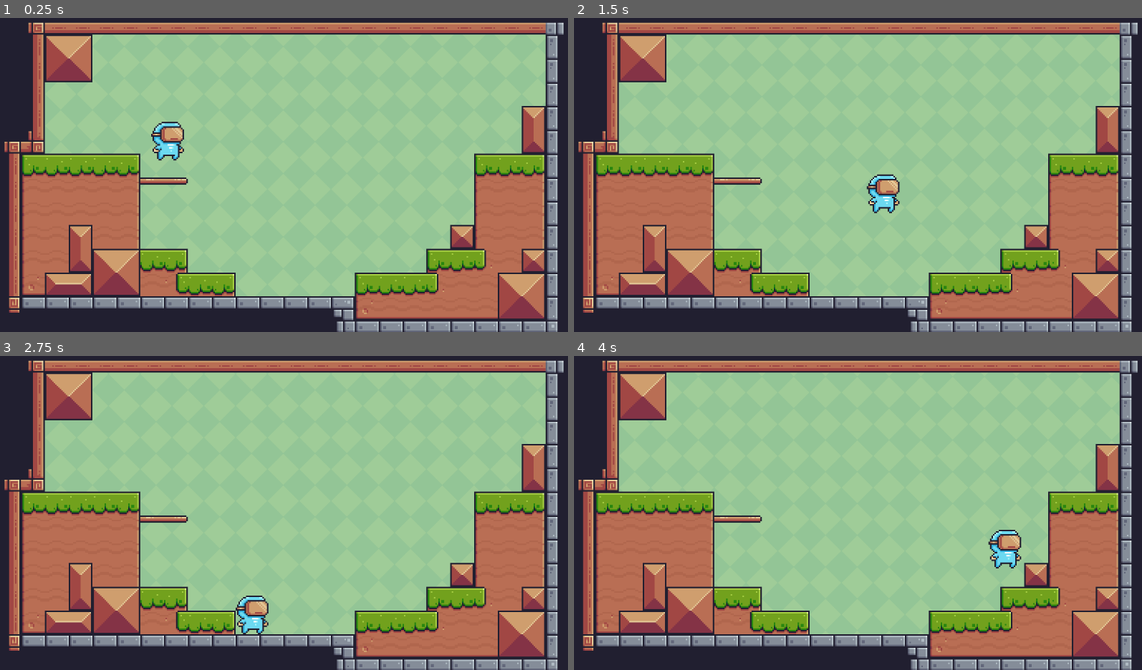
Above: before the commit, frames 1-4 (two rows, left to right).
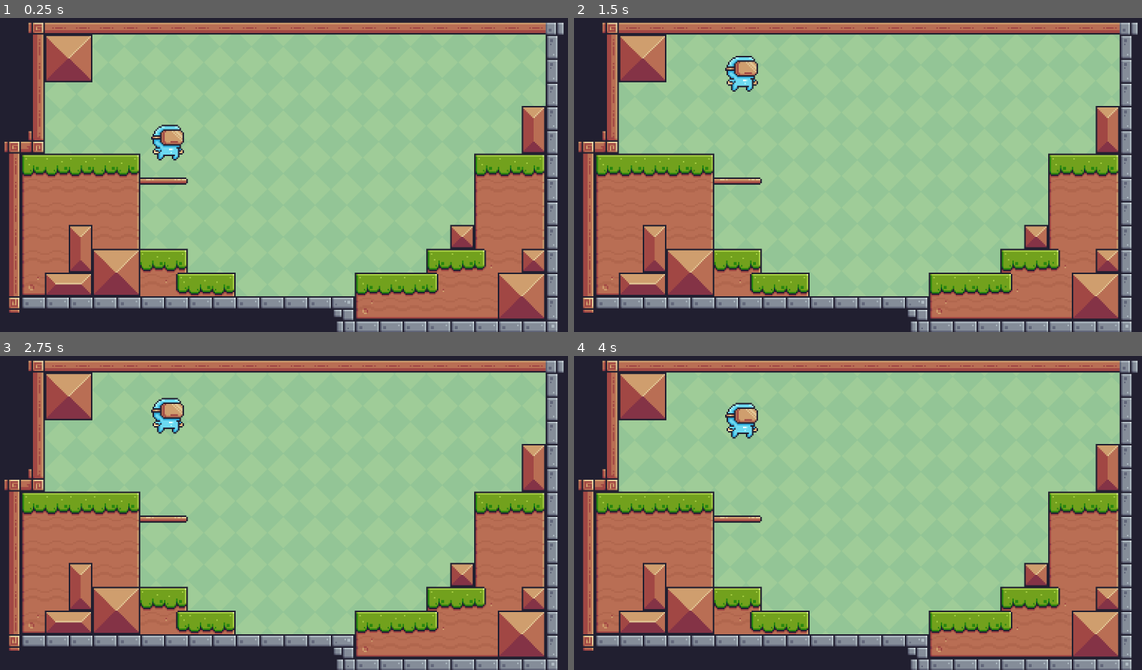
Above: after the commit, the same moments.

Repository: Matdix/Neon-Vertical
Game: Godot game, scene res://Scenes/Main Scene/main_scene.tscn
Two runs of this game, one before a commit and one after it. Both use one fixed random seed, a clock stepped at 60 frames per second and the inputs below.
Inputs:
- Up to frame 1 (0.25 s): no input
- Up to frame 2 (1.5 s): tap Enter (ui_accept) at 0.5, 0.6 s; hold Right (ui_right) from 0.53 s (still down); tap Space (jump, bound only after the commit) at 0.77, 0.8, 1.07, 1.35 s
- Up to frame 3 (2.75 s): tap Space (jump, bound only after the commit) at 1.52, 1.82, 2.3 s; tap Enter (ui_accept) at 1.55, 2.1 s; release Right (ui_right) at 2.03 s; hold Left (ui_left) from 2.03 s (still down)
- Up to frame 4 (4 s): release Left (ui_left) at 2.78 s; hold Right (ui_right) from 2.78 s (still down); tap Enter (ui_accept) at 2.85 s; tap Space (jump, bound only after the commit) at 3.02, 3.32, 3.6, 3.77 s

The runs differ from the first frame. In frame 1, 0.4% of the frame differs, in the area x 26-33%, y 33-44%; in frame 2, 1.1%, in the area x 26-58%, y 12-63%; in frame 3, 1.1%; in frame 4, 1.1%.

Commit message:
Added State Machine with basic states like idle, walk, jump, falling

Diff:
--- a/Scenes/Main Scene/background_movement.gd
+++ b/Scenes/Main Scene/background_movement.gd
@@ -3,4 +3,4 @@
 func _physics_process(delta: float) -> void:
 	position.y += 30 * delta
 	if position.y == 648:
-		position.y = -1280
+		position.y = -1216
--- a/Scenes/Main Scene/main_scene.tscn
+++ b/Scenes/Main Scene/main_scene.tscn
@@ -326,8 +326,8 @@
 anchors_preset = 15
 anchor_right = 1.0
 anchor_bottom = 1.0
-offset_top = -640.0
-offset_bottom = -640.0
+offset_top = -576.0
+offset_bottom = -576.0
 grow_horizontal = 2
 grow_vertical = 2
 texture = ExtResource("1_srt24")
@@ -338,8 +338,8 @@
 anchors_preset = 15
 anchor_right = 1.0
 anchor_bottom = 1.0
-offset_top = -1280.0
-offset_bottom = -1280.0
+offset_top = -1216.0
+offset_bottom = -1216.0
 grow_horizontal = 2
 grow_vertical = 2
 texture = ExtResource("1_srt24")
--- a/Scenes/Player/player.gd
+++ b/Scenes/Player/player.gd
@@ -1,25 +1 @@
-extends CharacterBody2D
-
-
-const SPEED = 300.0
-const JUMP_VELOCITY = -400.0
-
-
-func _physics_process(delta: float) -> void:
-	# Add the gravity.
-	if not is_on_floor():
-		velocity += get_gravity() * delta
-
-	# Handle jump.
-	if Input.is_action_just_pressed("ui_accept") and is_on_floor():
-		velocity.y = JUMP_VELOCITY
-
-	# Get the input direction and handle the movement/deceleration.
-	# As good practice, you should replace UI actions with custom gameplay actions.
-	var direction := Input.get_axis("ui_left", "ui_right")
-	if direction:
-		velocity.x = direction * SPEED
-	else:
-		velocity.x = move_toward(velocity.x, 0, SPEED)
-
-	move_and_slide()
+class_name Player extends CharacterBody2D
--- a/Scenes/Player/player.tscn
+++ b/Scenes/Player/player.tscn
@@ -1,10 +1,53 @@
-[gd_scene format=3 uid="uid://b0ojlcwqcurg7"]
+[gd_scene format=3 uid="uid://c6srqmff1lx37"]
 
-[ext_resource type="Script" uid="uid://dxh7c1xpvlf6k" path="res://scenes/Player/player.gd" id="1_1kbk7"]
+[ext_resource type="Script" uid="uid://u18hqyx0usf4" path="res://Scenes/Player/player.gd" id="1_1kbk7"]
 [ext_resource type="Texture2D" uid="uid://gtnammm0prgr" path="res://Assets/Pixel Adventure/Main Characters/Virtual Guy/Idle (32x32).png" id="2_gqjuk"]
+[ext_resource type="Script" uid="uid://dq4p6oippgxcy" path="res://States/state_machine.gd" id="3_dd0ac"]
+[ext_resource type="Script" uid="uid://chsljmnknw28s" path="res://States/idle_state.gd" id="4_0u5uq"]
+[ext_resource type="Script" uid="uid://bn7cy65bmwj8h" path="res://States/jump_state.gd" id="5_jlvik"]
+[ext_resource type="Script" uid="uid://1cwliacymf6f" path="res://States/walk_state.gd" id="6_gk6dx"]
+[ext_resource type="Script" uid="uid://dtfqivh363gjc" path="res://States/falling_state.gd" id="7_0u5uq"]
 
 [sub_resource type="RectangleShape2D" id="RectangleShape2D_1kbk7"]
 size = Vector2(66, 78)
+
+[sub_resource type="Animation" id="Animation_xpcdj"]
+length = 0.001
+tracks/0/type = "value"
+tracks/0/imported = false
+tracks/0/enabled = true
+tracks/0/path = NodePath("Sprite2D:frame")
+tracks/0/interp = 1
+tracks/0/loop_wrap = true
+tracks/0/keys = {
+"times": PackedFloat32Array(0),
+"transitions": PackedFloat32Array(1),
+"update": 1,
+"values": [0]
+}
+
+[sub_resource type="Animation" id="Animation_mtuoh"]
+resource_name = "idle"
+length = 2.0666666
+loop_mode = 1
+tracks/0/type = "value"
+tracks/0/imported = false
+tracks/0/enabled = true
+tracks/0/path = NodePath("Sprite2D:frame")
+tracks/0/interp = 1
+tracks/0/loop_wrap = true
+tracks/0/keys = {
+"times": PackedFloat32Array(0, 0.23333333, 0.46666667, 0.7, 0.93333334, 1.1666666, 1.4, 1.6333333, 1.8666667),
+"transitions": PackedFloat32Array(1, 1, 1, 1, 1, 1, 1, 1, 1),
+"update": 1,
+"values": [0, 1, 2, 3, 4, 5, 6, 9, 10]
+}
+
+[sub_resource type="AnimationLibrary" id="AnimationLibrary_htcer"]
+_data = {
+&"RESET": SubResource("Animation_xpcdj"),
+&"idle": SubResource("Animation_mtuoh")
+}
 
 [node name="Player" type="CharacterBody2D" unique_id=383859494]
 collision_mask = 2
@@ -14,8 +57,31 @@
 scale = Vector2(3, 3)
 texture = ExtResource("2_gqjuk")
 hframes = 11
-frame = 7
 
 [node name="CollisionShape2D" type="CollisionShape2D" parent="." unique_id=450938784]
 position = Vector2(0, 9)
 shape = SubResource("RectangleShape2D_1kbk7")
+
+[node name="AnimationPlayer" type="AnimationPlayer" parent="." unique_id=837996713]
+libraries/ = SubResource("AnimationLibrary_htcer")
+
+[node name="StateMachine" type="Node" parent="." unique_id=1209606300 node_paths=PackedStringArray("initial_state")]
+script = ExtResource("3_dd0ac")
+initial_state = NodePath("IdleState")
+metadata/_custom_type_script = "uid://dq4p6oippgxcy"
+
+[node name="IdleState" type="Node" parent="StateMachine" unique_id=1127234343]
+script = ExtResource("4_0u5uq")
+metadata/_custom_type_script = "uid://chsljmnknw28s"
+
+[node name="JumpState" type="Node" parent="StateMachine" unique_id=1927994884]
+script = ExtResource("5_jlvik")
+metadata/_custom_type_script = "uid://bn7cy65bmwj8h"
+
+[node name="WalkState" type="Node" parent="StateMachine" unique_id=385985427]
+script = ExtResource("6_gk6dx")
+metadata/_custom_type_script = "uid://1cwliacymf6f"
+
+[node name="FallingState" type="Node" parent="StateMachine" unique_id=396965868]
+script = ExtResource("7_0u5uq")
+metadata/_custom_type_script = "uid://dtfqivh363gjc"
--- /dev/null
+++ b/States/falling_state.gd
@@ -0,0 +1,19 @@
+class_name FallingState extends State
+
+var walk_speed = 20
+
+func physics_update(delta: float) -> void:
+	character.velocity.y += character.get_gravity().y * delta
+
+	var direction = Input.get_axis("left", "right")
+	character.velocity.x = walk_speed * direction * 1000 * delta
+
+	character.move_and_slide()
+
+	if character.is_on_floor():
+		if direction != 0:
+			state_machine.change_state("walkstate")
+		elif Input.is_action_just_pressed("jump"):
+			state_machine.change_state("jumpstate")
+		else:
+			state_machine.change_state("idlestate")
--- /dev/null
+++ b/States/idle_state.gd
@@ -0,0 +1,14 @@
+class_name IdleState extends State
+
+func enter() -> void:
+	print("Entering idle state")
+
+func physics_update(delta: float) -> void:
+	if !character.is_on_floor():
+		state_machine.change_state("fallingstate")
+
+func handle_input(event: InputEvent) -> void:
+	if Input.is_action_pressed("left") or Input.is_action_pressed("right"):
+		state_machine.change_state("walkstate")
+	elif Input.is_action_just_pressed("jump"):
+		state_machine.change_state("jumpstate")
--- /dev/null
+++ b/States/jump_state.gd
@@ -0,0 +1,23 @@
+class_name JumpState extends State
+
+var JUMP_SPEED = -600
+var walk_speed = 20
+
+func enter() -> void:
+	character.velocity.y = JUMP_SPEED
+
+func physics_update(delta: float) -> void:
+	character.velocity.y += character.get_gravity().y * delta
+	if character.velocity.y > 0:
+		state_machine.change_state("fallingstate")
+
+	var direction = Input.get_axis("left", "right")
+	character.velocity.x = walk_speed * direction * 1000 * delta
+
+	character.move_and_slide()
+
+	if character.is_on_floor():
+		if direction != 0:
+			state_machine.change_state("walkstate")
+		else:
+			state_machine.change_state("idlestate")
--- /dev/null
+++ b/States/state.gd
@@ -0,0 +1,19 @@
+class_name State extends Node
+
+var state_machine: StateMachine
+var character: Player
+
+func enter() -> void:
+	pass
+
+func exit() -> void:
+	pass
+
+func update(delta: float) -> void:
+	pass
+
+func physics_update(delta: float) -> void:
+	pass
+
+func handle_input(event: InputEvent) -> void:
+	pass
--- /dev/null
+++ b/States/state_machine.gd
@@ -0,0 +1,38 @@
+class_name StateMachine extends Node
+
+@export var initial_state: State
+
+var current_state: State
+var states: Dictionary = {}
+
+func _ready() -> void:
+	for child in get_children():
+		if child is State:
+			states[child.name.to_lower()] = child
+			child.state_machine = self
+			child.character = get_parent()
+
+	if initial_state:
+		change_state(initial_state.name.to_lower())
+
+
+func _process(delta: float) -> void:
+	if current_state:
+		current_state.update(delta)
+
+func _physics_process(delta: float) -> void:
+	if current_state:
+		current_state.physics_update(delta)
+
+func _input(event: InputEvent) -> void:
+	if current_state:
+		current_state.handle_input(event)
+
+func change_state(new_state_name: String) -> void:
+	if current_state:
+		current_state.exit()
+
+	current_state = states.get(new_state_name.to_lower())
+
+	if current_state:
+		current_state.enter()
--- /dev/null
+++ b/States/walk_state.gd
@@ -0,0 +1,20 @@
+class_name WalkState extends State
+
+var walk_speed = 20
+
+func physics_update(delta: float) -> void:
+	var direction = Input.get_axis("left", "right")
+
+	if direction == 0:
+		state_machine.change_state("idlestate")
+		return
+
+	character.velocity.x = walk_speed * direction * 1000 * delta
+	character.move_and_slide()
+
+	if !character.is_on_floor():
+		state_machine.change_state("fallingstate")
+
+func handle_input(event: InputEvent) -> void:
+	if Input.is_action_just_pressed("jump"):
+		state_machine.change_state("jumpstate")
--- a/project.godot
+++ b/project.godot
@@ -15,6 +15,24 @@
 config/features=PackedStringArray("4.6")
 config/icon="res://icon.svg"
 
+[input]
+
+left={
+"deadzone": 0.2,
+"events": [Object(InputEventKey,"resource_local_to_scene":false,"resource_name":"","device":-1,"window_id":0,"alt_pressed":false,"shift_pressed":false,"ctrl_pressed":false,"meta_pressed":false,"pressed":false,"keycode":0,"physical_keycode":65,"key_label":0,"unicode":113,"location":0,"echo":false,"script":null)
+]
+}
+right={
+"deadzone": 0.2,
+"events": [Object(InputEventKey,"resource_local_to_scene":false,"resource_name":"","device":-1,"window_id":0,"alt_pressed":false,"shift_pressed":false,"ctrl_pressed":false,"meta_pressed":false,"pressed":false,"keycode":0,"physical_keycode":68,"key_label":0,"unicode":100,"location":0,"echo":false,"script":null)
+]
+}
+jump={
+"deadzone": 0.2,
+"events": [Object(InputEventKey,"resource_local_to_scene":false,"resource_name":"","device":-1,"window_id":0,"alt_pressed":false,"shift_pressed":false,"ctrl_pressed":false,"meta_pressed":false,"pressed":false,"keycode":0,"physical_keycode":32,"key_label":0,"unicode":32,"location":0,"echo":false,"script":null)
+]
+}
+
 [layer_names]
 
 2d_physics/layer_1="Player"
Not shown, changed: Scenes/Player/player.gd.uid
Not shown, added: States/falling_state.gd.uid
Not shown, added: States/idle_state.gd.uid
Not shown, added: States/jump_state.gd.uid
Not shown, added: States/state.gd.uid
Not shown, added: States/state_machine.gd.uid
Not shown, added: States/walk_state.gd.uid
